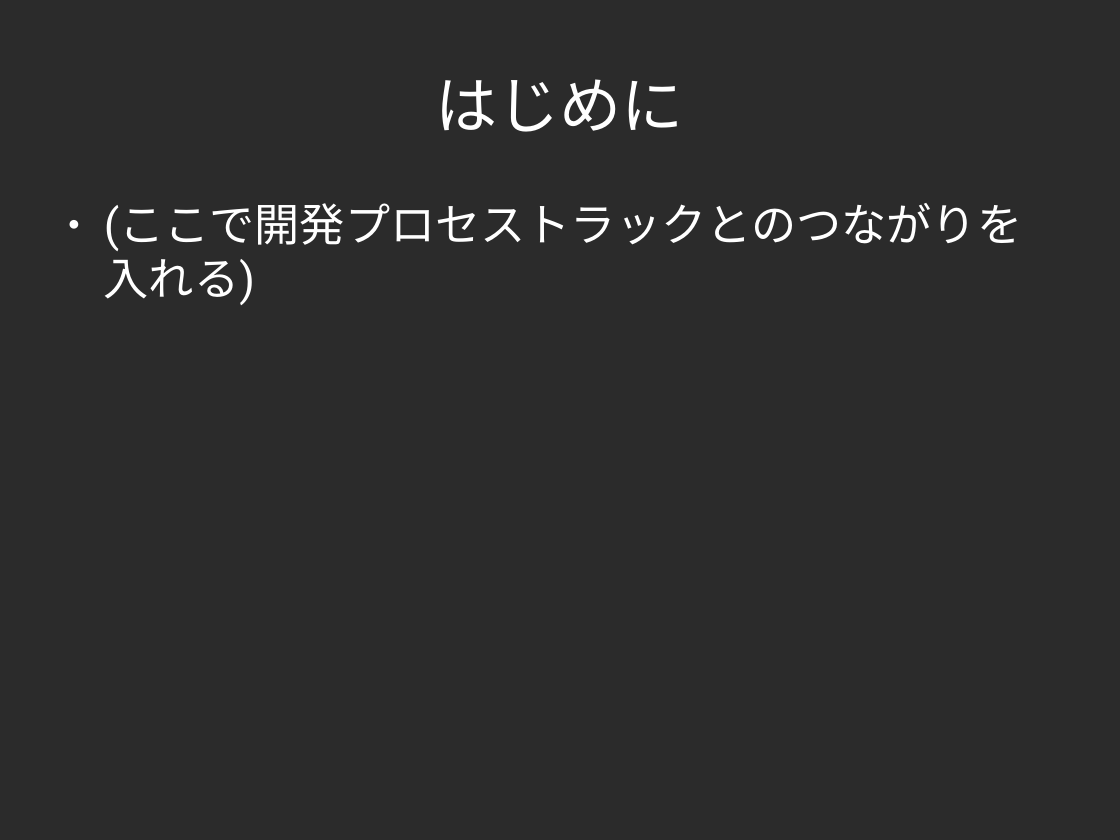
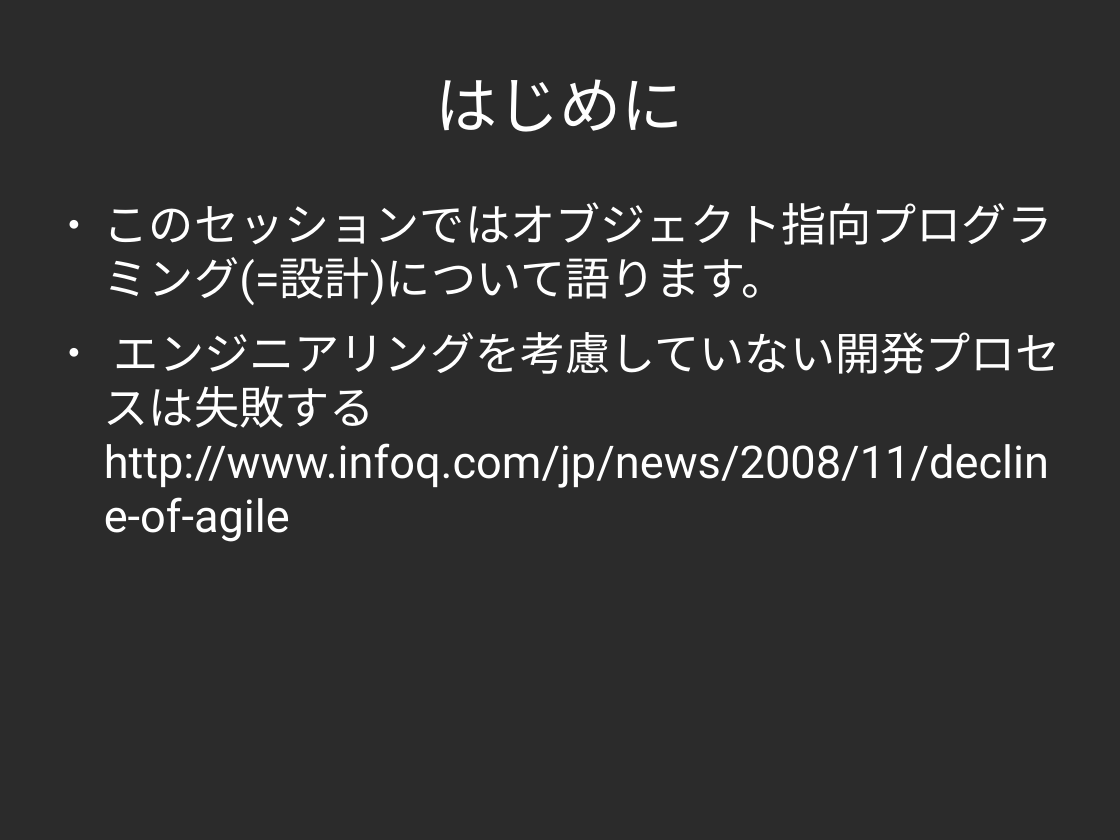
Before and after one commit to yojik/yojik-lib, a slide deck: slide 4 of 2009devsumi/oo_exercise/doc/devsum.odp. Drawn at 1120x840 pixels with LibreOffice and Linux fonts; fonts in the diff are those of the drawing; background and template pictures are left out; a plain dark background stands for a picture behind light text. Boxes give left, top, right and bottom in pixels: in the first picture for what was removed or moved away, otherwise in the second. Text is boxed around its words. In the diff, an @@ line names an element or a change of style, - is before the commit and + after.

```diff
--- a/2009devsumi/oo_exercise/doc/devsum.odp
+++ b/2009devsumi/oo_exercise/doc/devsum.odp
@@ text at [104,202,1061,542]: text changed @@
-● (ここで開発プロセストラックとのつながりを入れる)
+● このセッションではオブジェクト指向プログラミング(=設計)について語ります。
+● エンジニアリングを考慮していない開発プロセスは失敗する http://www.infoq.com/jp/news/2008/11/decline-of-agile
```
Also in this commit, not shown: 2 other slides changed.
